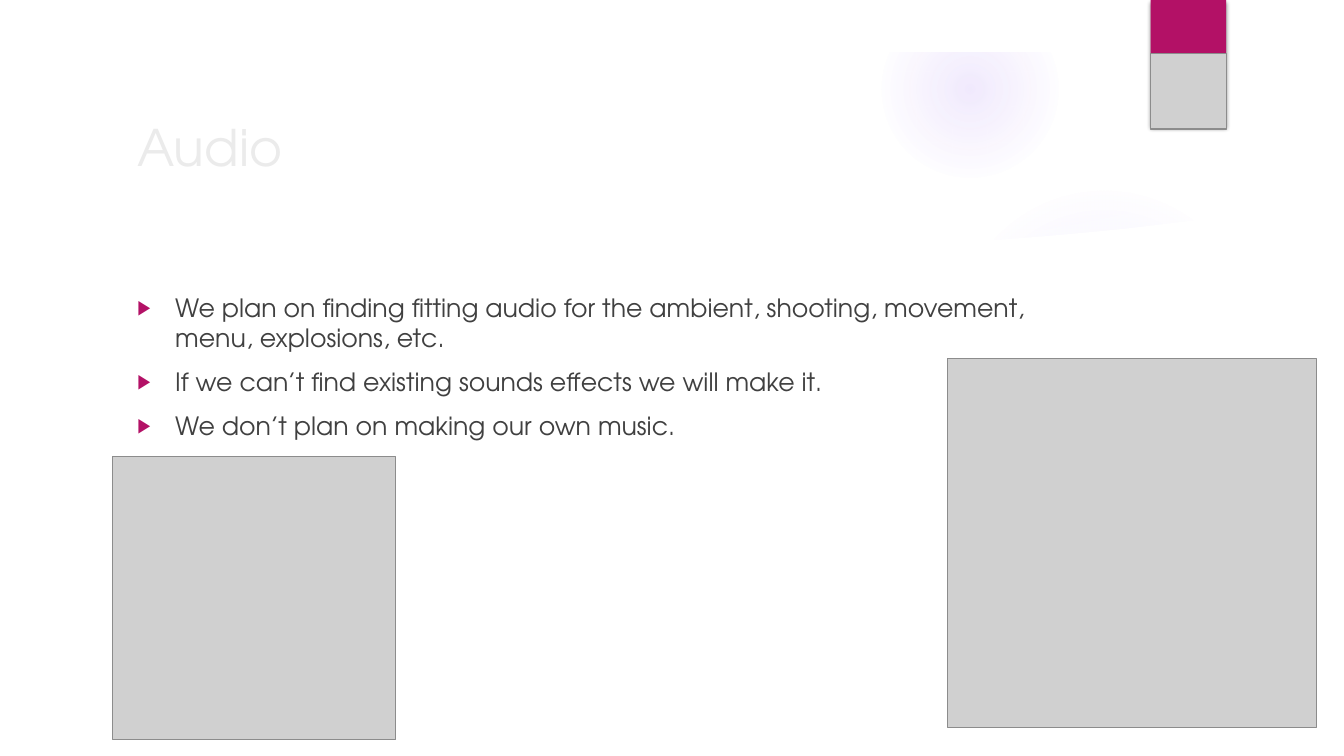
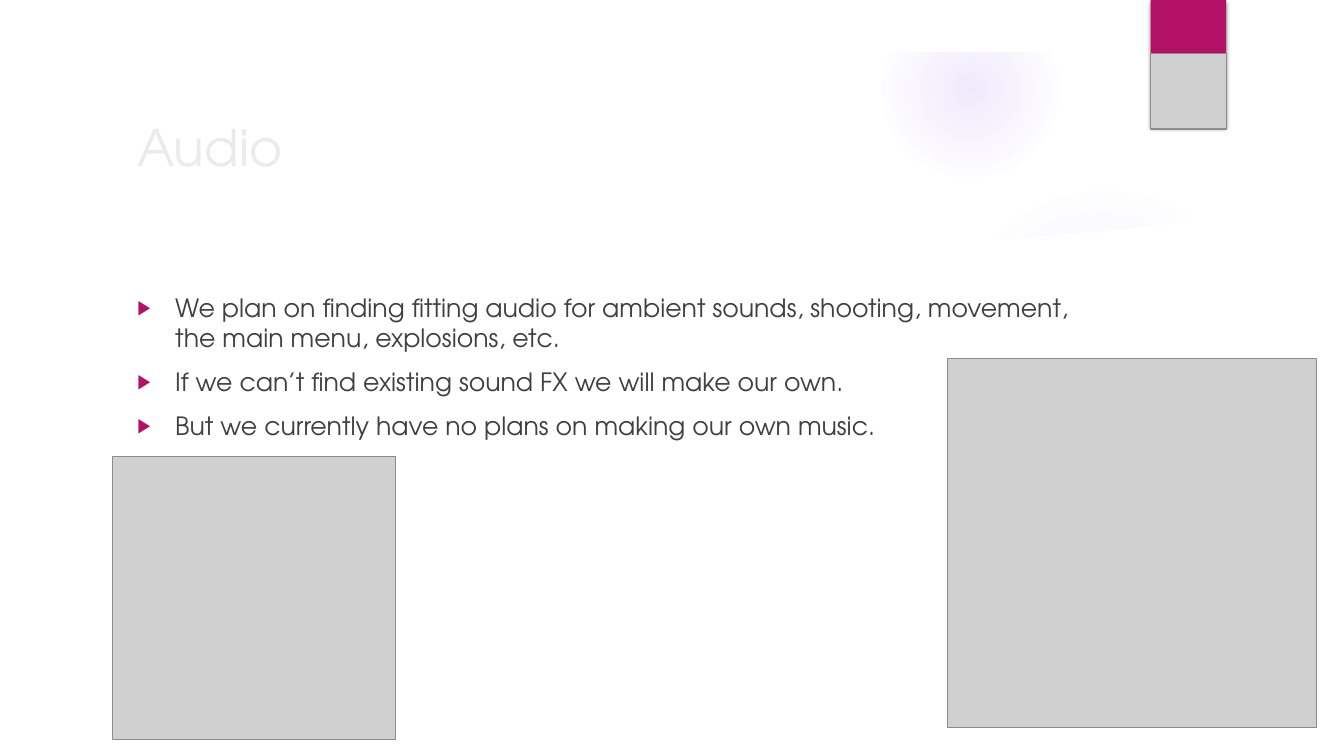
Before and after one commit to trevinofernando/2D-Tactical-Game, a slide deck: slide 5 of Game Proposal.pptx. Drawn at 1344x756 pixels with LibreOffice and Linux fonts; fonts in the diff are those of the drawing; grey boxes stand for pictures; background and template pictures are left out. Boxes give left, top, right and bottom in pixels: in the first picture for what was removed or moved away, otherwise in the second. Text is boxed around its words. In the diff, an @@ line names an element or a change of style, - is before the commit and + after.

Commit message:
Typos

```diff
--- a/Game Proposal.pptx
+++ b/Game Proposal.pptx
@@ text at [175, 298, 1068, 441]: text changed @@
-▶ We plan on finding fitting audio for the ambient, shooting, movement, menu, explosions, etc.
-▶ If we can’t find existing sounds effects we will make it.
-▶ We don’t plan on making our own music.
+▶ We plan on finding fitting audio for ambient sounds, shooting, movement, the main menu, explosions, etc.
+▶ If we can’t find existing sound FX we will make our own.
+▶ But we currently have no plans on making our own music.
```
Also in this commit, not shown: 3 other slides changed.
